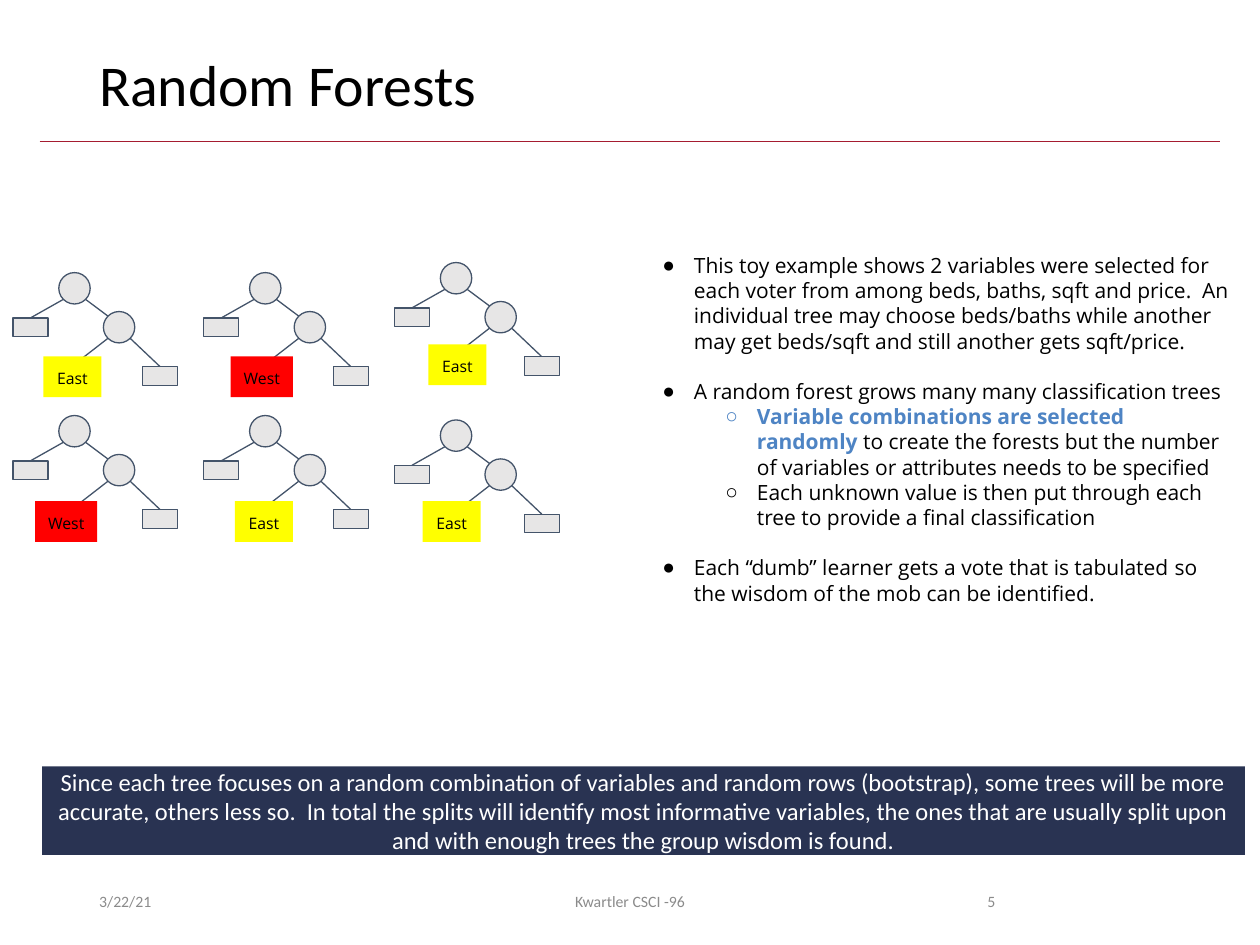
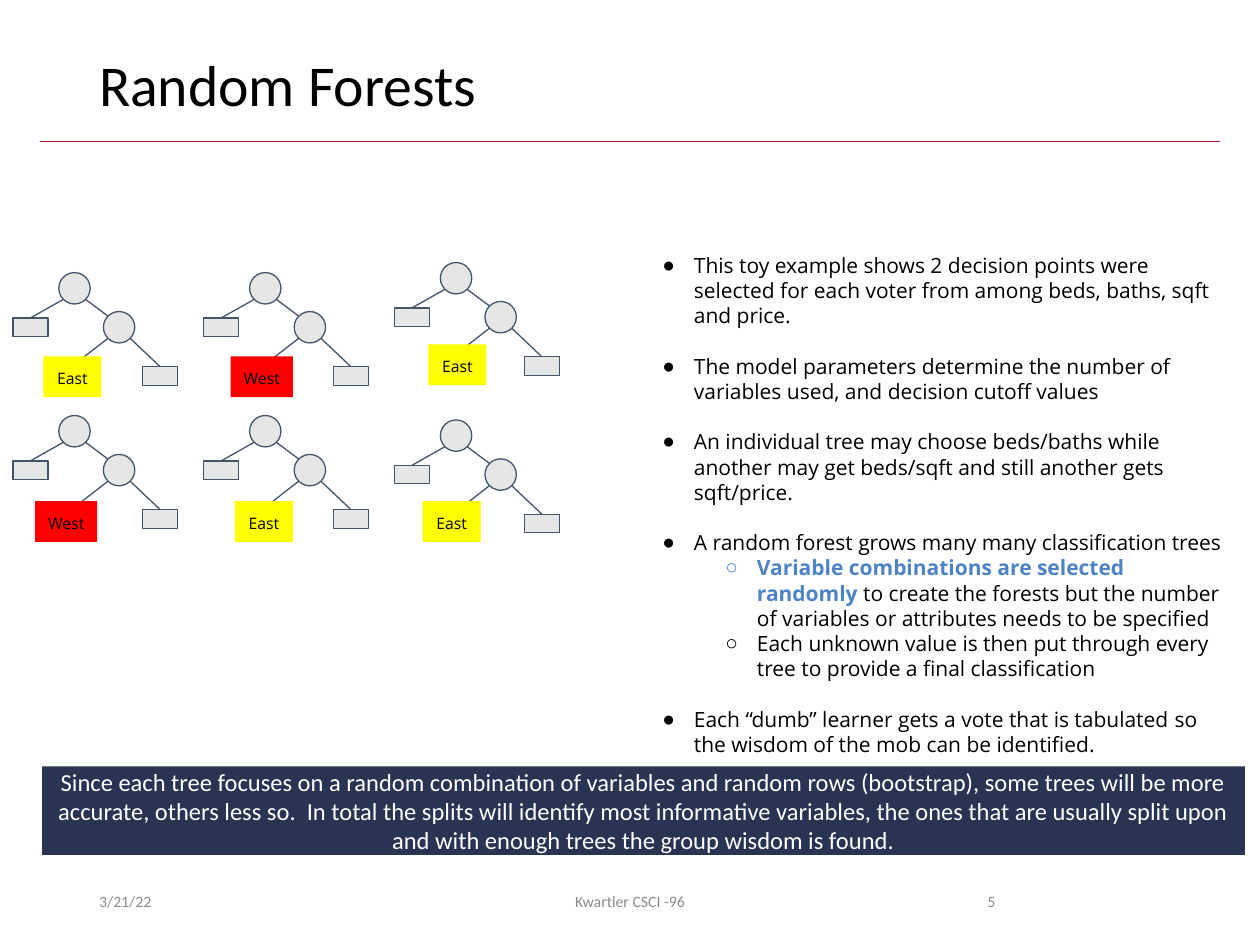
Before and after one commit to kwartler/Harvard_DataMining_Business_Student, a slide deck: slide 5 of Lessons/G_RF_TimeSeries/RandomForests.pptx. Drawn at 1260x945 pixels with LibreOffice and Linux fonts; fonts in the diff are those of the drawing; background and template pictures are left out. Boxes give left, top, right and bottom in pixels: in the first picture for what was removed or moved away, otherwise in the second. Text is boxed around its words. In the diff, an @@ line names an element or a change of style, - is before the commit and + after.

```diff
--- a/Lessons/G_RF_TimeSeries/RandomForests.pptx
+++ b/Lessons/G_RF_TimeSeries/RandomForests.pptx
@@ text at <box>694,257,1209,505</box>: text changed @@
-● This toy example shows 2 variables were selected for each voter from among beds, baths, sqft and price. An individual tree may choose beds/baths while another may get beds/sqft and still another gets sqft/price.
+● This toy example shows 2 decision points were selected for each voter from among beds, baths, sqft and price.
+● The model parameters determine the number of variables used, and decision cutoff values
+● An individual tree may choose beds/baths while another may get beds/sqft and still another gets sqft/price.
@@ text at <box>757,635,1209,681</box>: text changed @@
-  ○ Each unknown value is then put through each tree to provide a final classification
+  ○ Each unknown value is then put through every tree to provide a final classification
@@ text at <box>99,896,151,908</box>: text changed @@
-3/22/21
+3/21/22
```
Also in this commit, not shown: 8 other slides changed, 3 slides added, 1 slide removed, 11 other files.
